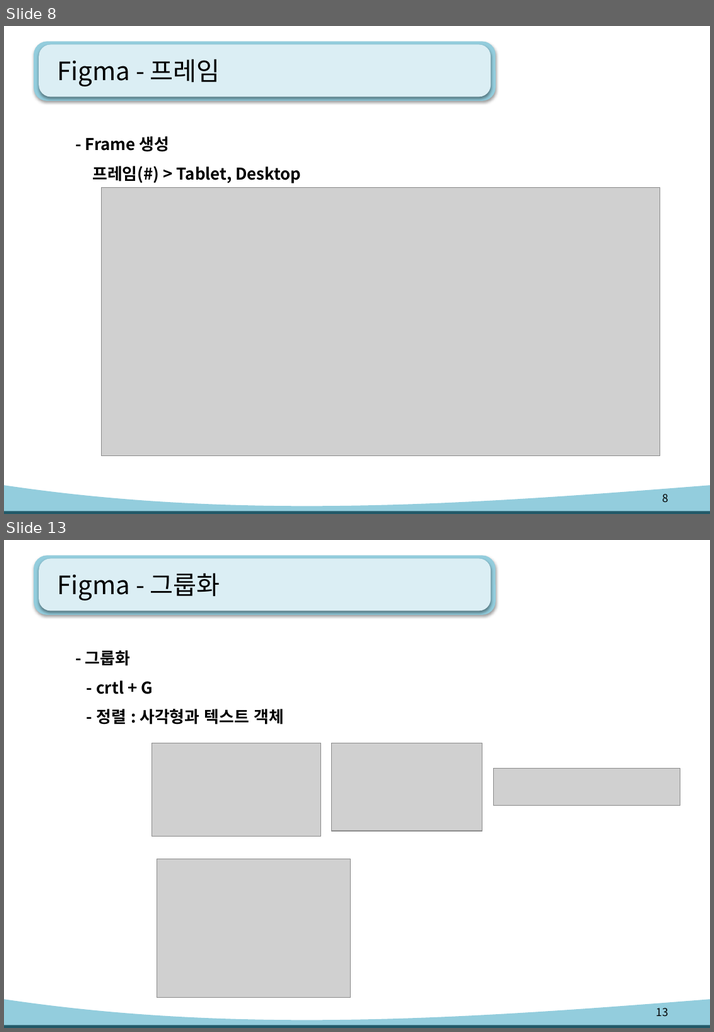
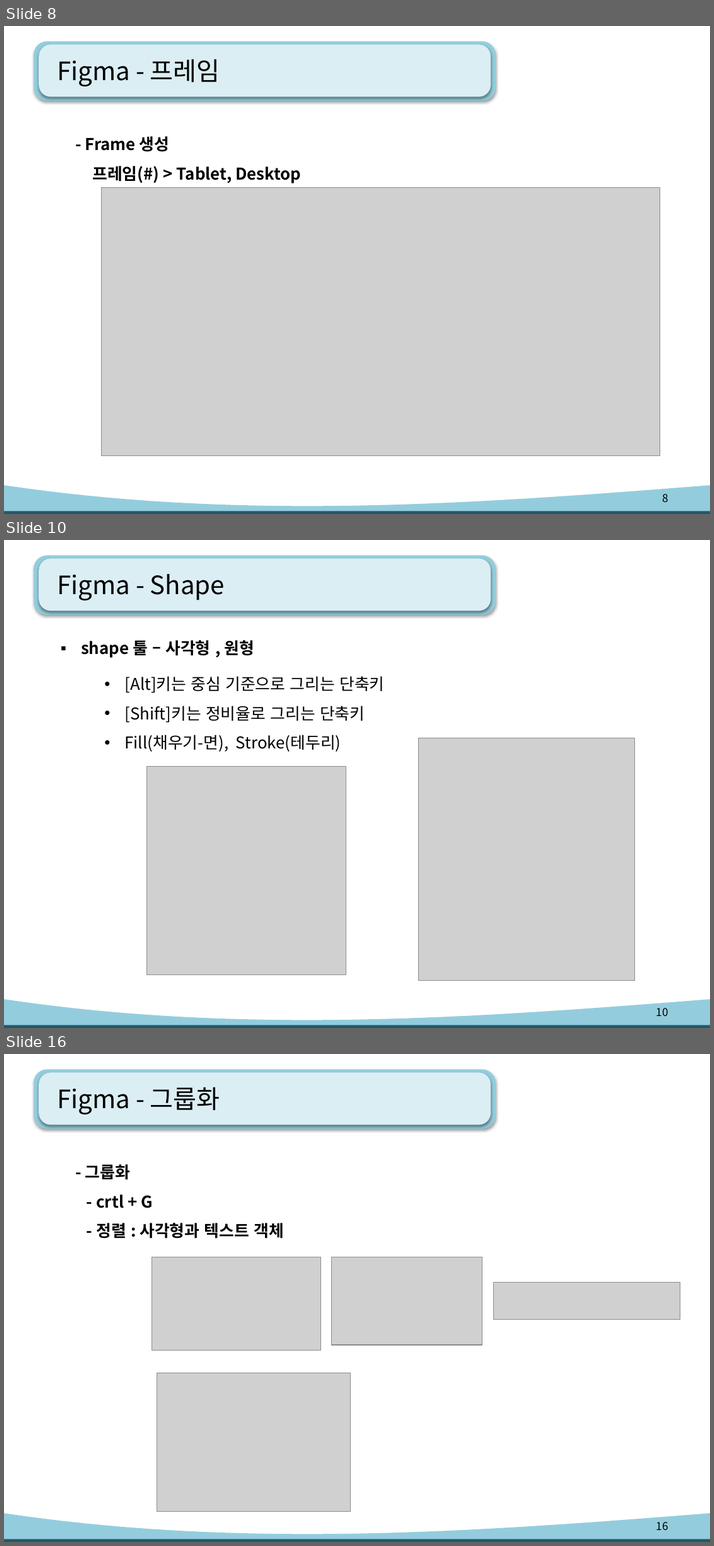
Before and after one commit to kiyongee2/green_project_web, a slide deck: figma_ppt/uiux-Figma.pptx. Shown one above the other, each under a label of ours: slides 8 and 13 before the commit, slides 8, 10 and 16 after it; the slides between them are not shown. The pictures are 714x1032 and 714x1546 pixels, drawn with LibreOffice and Linux fonts; fonts in the diff are those of the drawing; grey boxes stand for pictures. Boxes give left, top, right and bottom in pixels: in the first picture for what was removed or moved away, otherwise in the second. Text is boxed around its words. In the diff, an @@ line names an element or a change of style, - is before the commit and + after.

Commit message:
figma

```diff
--- a/figma_ppt/uiux-Figma.pptx
+++ b/figma_ppt/uiux-Figma.pptx
@@ slide 10 added at box(4, 540, 710, 1028), background #FFFFFF; not listed: 4 template elements that a slide beside it also shows @@
@@ title added at box(57, 574, 224, 600), 28 pt, text #000000 @@
+Figma - Shape
@@ text added at box(81, 640, 254, 658), 18 pt, text #000000, bold @@
+▪ shape 툴 – 사각형 , 원형
@@ text added at box(125, 676, 384, 752), 18 pt, text #000000 @@
+• [Alt]키는 중심 기준으로 그리는 단축키
+• [Shift]키는 정비율로 그리는 단축키
+• Fill(채우기-면), Stroke(테두리)
@@ picture added at box(419, 738, 635, 981) @@
@@ picture added at box(146, 767, 346, 975) @@
@@ page number added at box(655, 1008, 667, 1016), 12 pt, text #000000 @@
+10
@@ what was slide 13 is now slide 16 @@
@@ page number at box(655, 1522, 667, 1530): text changed @@
-13
+16
```
Also in this commit, not shown: 3 slides changed, 3 other slides added, 1 slide removed, 2 other files.
